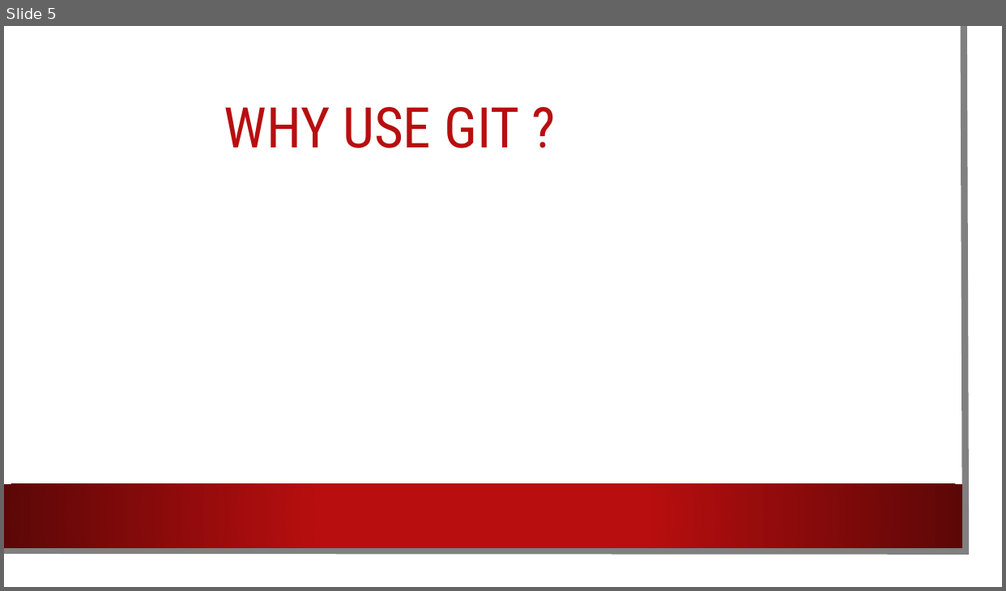
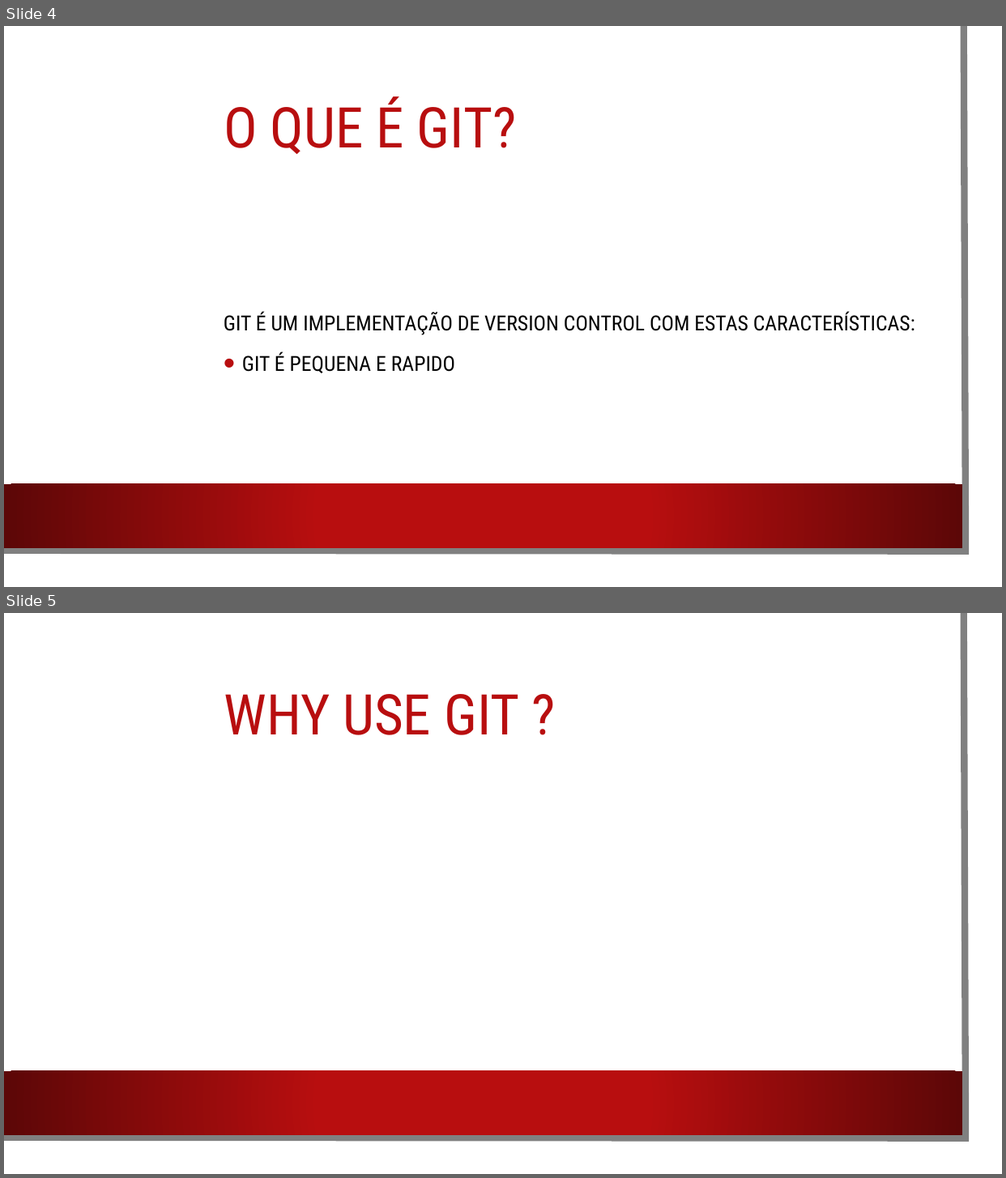
Before and after one commit to 7dimiforster7/ccbs, a slide deck: Traveling trhough time with git.pptx. Shown one above the other, each under a label of ours: slide 5 before the commit, slides 4 and 5 after it. The pictures are 1006x591 and 1006x1178 pixels, drawn with LibreOffice and Linux fonts; fonts in the diff are those of the drawing; background and template pictures are left out. Boxes give left, top, right and bottom in pixels: in the first picture for what was removed or moved away, otherwise in the second. Text is boxed around its words. In the diff, an @@ line names an element or a change of style, - is before the commit and + after.

```diff
--- a/Traveling trhough time with git.pptx
+++ b/Traveling trhough time with git.pptx
@@ slide 4 added at bbox=[4, 26, 1002, 587], background picture (left out); not listed: 3 template elements that a slide beside it also shows @@
@@ title added at bbox=[224, 96, 517, 154], 54 pt, text #B80E0F @@
+O QUE É GIT?
@@ text added at bbox=[224, 312, 915, 373], 20 pt, text #000000 @@
+GIT É UM IMPLEMENTAÇÃO DE VERSION CONTROL COM ESTAS CARACTERÍSTICAS:
+• GIT É PEQUENA E RAPIDO
```
Also in this commit, not shown: 3 slides changed, 1 slide removed.
